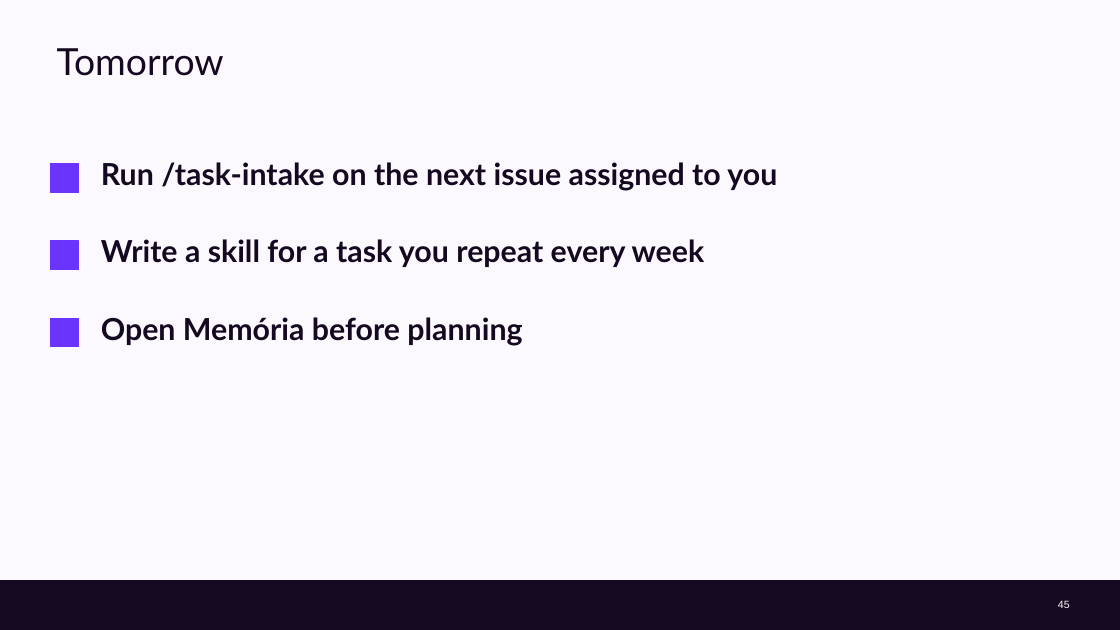
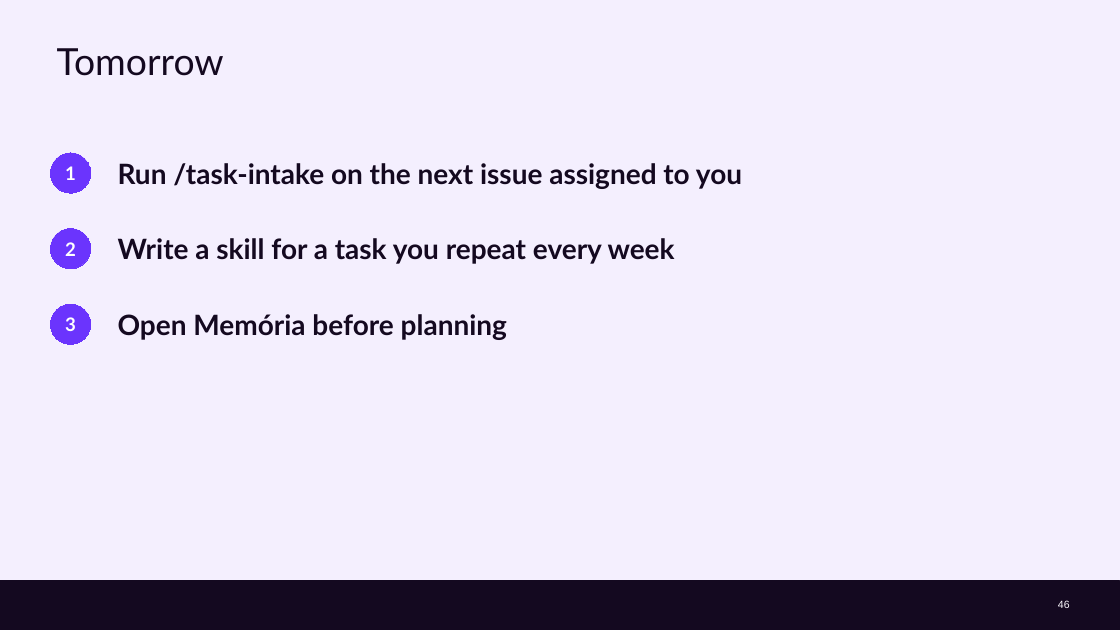
Before and after one commit to cx-guilherme-pinto/workshop-claude, a slide deck: slide 46 of slides/workshop.en.pptx (slide 45 before the commit). Drawn at 1120x630 pixels with LibreOffice and Linux fonts; fonts in the diff are those of the drawing; background and template pictures are left out. Boxes give left, top, right and bottom in pixels: in the first picture for what was removed or moved away, otherwise in the second. Text is boxed around its words. In the diff, an @@ line names an element or a change of style, - is before the commit and + after.

```diff
--- a/slides/workshop.en.pptx
+++ b/slides/workshop.en.pptx
@@ background #FCF9FE to #F4EFFE @@
@@ rectangle removed at box(50, 164, 79, 192) @@
@@ ellipse added at box(50, 153, 91, 193), fill #6B34FD, outline #6B34FD 0.75 pt, 16 pt, text #FFFFFF, bold @@
+1
@@ text "Run /task-intake on the next ...": place and size @@
-text "Run /task-intake on the next ..." at box(101, 162, 777, 191)
+text "Run /task-intake on the next ..." at box(118, 163, 742, 189)
@@ ellipse added at box(50, 229, 91, 269), fill #6B34FD, outline #6B34FD 0.75 pt, 16 pt, text #FFFFFF, bold @@
+2
@@ text "Write a skill for a ...": place and size @@
-text "Write a skill for a ..." at box(101, 239, 705, 267)
+text "Write a skill for a ..." at box(118, 238, 675, 264)
@@ rectangle removed at box(50, 241, 79, 270) @@
@@ rectangle removed at box(50, 318, 79, 347) @@
@@ ellipse added at box(50, 304, 91, 344), fill #6B34FD, outline #6B34FD 0.75 pt, 16 pt, text #FFFFFF, bold @@
+3
@@ size 26 to 24 pt; vertical alignment top to middle in 3 elements at box(118, 163, 742, 189), box(118, 238, 675, 264), box(118, 314, 507, 340) @@
@@ text "Open Memória before planning": place and size @@
-text "Open Memória before planning" at box(101, 317, 522, 345)
+text "Open Memória before planning" at box(118, 314, 507, 340)
@@ page number at box(1058, 600, 1070, 608): text changed @@
-45
+46
```
Also in this commit, not shown: 41 other slides changed, 1 slide added, 16 other files.
